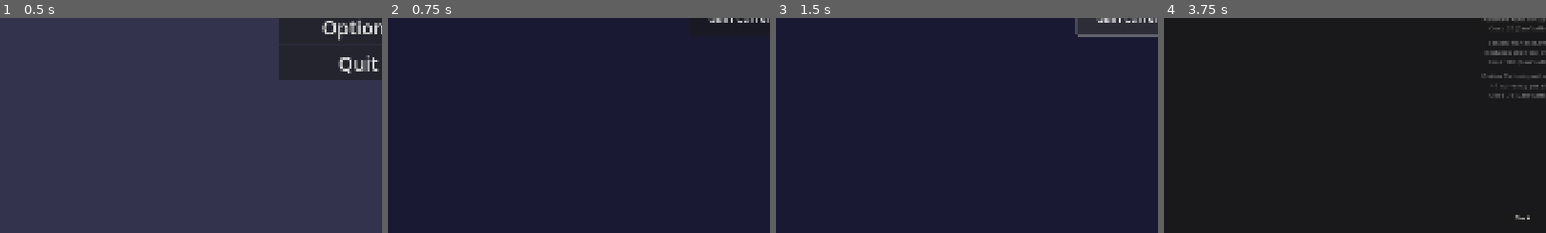
Above: before the commit, frames 1-4 (left to right).
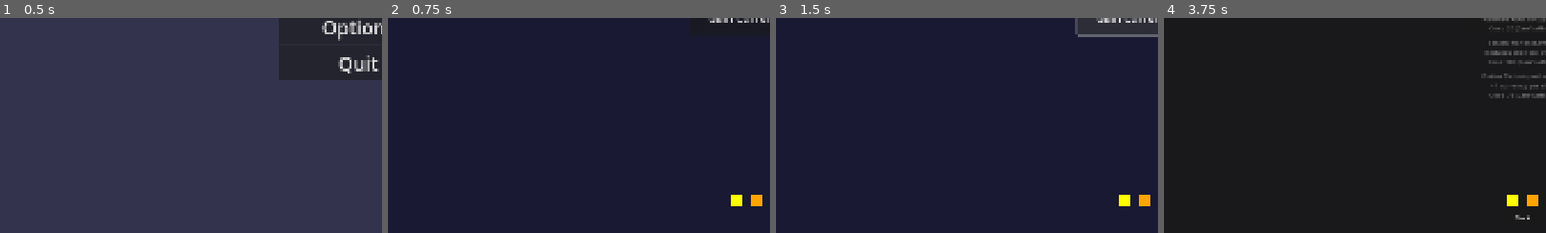
Above: after the commit, the same moments.

Repository: aaronleebrooks/weenieworld
Game: Godot game, scene res://scenes/main_menu/MainMenu.tscn
The game is run twice, just before and just after one commit, with the same random seed, the same clock (stepped at 60 frames per second) and the same inputs.
Inputs:
- Up to frame 1 (0.5 s): no input
- Up to frame 2 (0.75 s): click "New Game" at 0.5 s
- Up to frame 3 (1.5 s): click "Gain Currency" at 1.25 s
- Up to frame 4 (3.75 s): click "▼" at 2 s; click "▲" at 2.75 s; click "⚡" at 3.5 s
The pictures show only the part of the screen within x 3-53%, y 50-100%; the shares and areas given below are measured in that part.

Frame 1 is identical in both runs. In frame 2, 0.3% of the frame differs, in the area x 89-98%, y 82-88%; in frame 3, 0.3%; in frame 4, 0.3%.

Commit message:
Fix animation positioning: Move squares to bottom of screen and improve UI integration

Diff:
--- a/project.godot
+++ b/project.godot
@@ -22,6 +22,7 @@
 CurrencyManager="*res://scripts/autoload/CurrencyManager.gd"
 ClickManager="*res://scripts/autoload/ClickManager.gd"
 UpgradeManager="*res://scripts/autoload/UpgradeManager.gd"
+AnimationManager="*res://scripts/autoload/AnimationManager.gd"
 
 [display]
 
@@ -41,6 +42,12 @@
 ]
 }
 
+test_animations={
+"deadzone": 0.5,
+"events": [Object(InputEventKey,"resource_local_to_scene":false,"resource_name":"","device":-1,"window_id":0,"alt_pressed":false,"shift_pressed":false,"ctrl_pressed":false,"meta_pressed":false,"pressed":false,"keycode":84,"physical_keycode":0,"key_label":0,"unicode":0,"echo":false,"script":null)
+]
+}
+
 [rendering]
 
 renderer/rendering_method="gl_compatibility"
--- a/scenes/game/Game.gd
+++ b/scenes/game/Game.gd
@@ -61,6 +61,11 @@
 
 	# Display current game data
 	display_game_data()
+
+	# Create animation squares
+	var animation_manager = get_node("/root/AnimationManager")
+	if animation_manager:
+		animation_manager._create_central_animation_squares()
 
 func _create_tooltip_toggle():
 	"""Create the tooltip toggle button (caret icon)"""
@@ -483,6 +488,12 @@
 		else:
 			print("DEBUG: Dialog is open, letting dialog handle escape key")
 
+	# Test animations with 'T' key
+	if event.is_action_pressed("test_animations") and event.pressed:
+		var animation_manager = get_node("/root/AnimationManager")
+		if animation_manager:
+			animation_manager.test_animations()
+
 func _debug_dialog_state(context: String):
 	"""Debug method to check current dialog state"""
 	var existing_dialogs = get_tree().get_nodes_in_group("confirmation_dialogs")
--- /dev/null
+++ b/scripts/autoload/AnimationManager.gd
@@ -0,0 +1,240 @@
+extends Node
+
+# Animation system autoload for managing wireframe animations
+# Uses intentional naming conventions for future maintainability
+
+signal animation_started(animation_type: String)
+signal animation_completed(animation_type: String)
+
+# Animation instances tracking
+var active_animations: Array[Node] = []
+var max_concurrent_animations: int = 3
+
+# Animation configuration
+var click_animation_duration: float = 0.15  # Quicker for clicks
+var hold_animation_duration: float = 0.3   # Same as progress bar
+
+# References to other managers
+var currency_manager: Node
+var click_manager: Node
+
+# Central animation squares
+var animation_squares: Array[ColorRect] = []
+var animation_container: Control
+
+func _ready():
+	print("AnimationManager: Initialized")
+
+	# Get references to other managers
+	currency_manager = get_node("/root/CurrencyManager")
+	click_manager = get_node("/root/ClickManager")
+
+	# Connect to currency events for automatic animations
+	if currency_manager:
+		currency_manager.currency_gained.connect(_on_currency_gained)
+
+	# Connect to click manager for hold progress
+	if click_manager:
+		click_manager.click_progress_updated.connect(_on_click_progress_updated)
+
+	# Wait for the game scene to be ready before creating squares
+	# We'll create them when the game scene loads
+
+func _create_central_animation_squares():
+	"""Create two squares positioned relative to the HelloWorldLabel"""
+	# Clear any existing squares first
+	_clear_animation_squares()
+
+	# Only create squares if we're in the game scene
+	var current_scene = get_tree().current_scene
+	if not current_scene or current_scene.name != "Game":
+		print("AnimationManager: Not in game scene, skipping square creation")
+		return
+
+	# Find the HelloWorldLabel to position relative to it
+	var hello_label = current_scene.get_node_or_null("HelloWorldLabel")
+	if not hello_label:
+		print("AnimationManager: HelloWorldLabel not found, using screen center")
+		# Fallback to screen center
+		var viewport_size = get_viewport().get_visible_rect().size
+		var screen_center = viewport_size / 2
+
+		var square1 = ColorRect.new()
+		square1.size = Vector2(30, 30)
+		square1.position = screen_center + Vector2(-40, -15)
+		square1.color = Color.YELLOW
+
+		var square2 = ColorRect.new()
+		square2.size = Vector2(30, 30)
+		square2.position = screen_center + Vector2(10, -15)
+		square2.color = Color.ORANGE
+
+		animation_squares.append(square1)
+		animation_squares.append(square2)
+
+		current_scene.add_child(square1)
+		current_scene.add_child(square2)
+		return
+
+	# Position squares at the bottom of the screen
+	var viewport_size = get_viewport().get_visible_rect().size
+	var bottom_center = Vector2(viewport_size.x / 2, viewport_size.y - 100)  # 100 pixels from bottom
+
+	# Position squares at the bottom center
+	var square1 = ColorRect.new()
+	square1.size = Vector2(30, 30)
+	square1.position = bottom_center + Vector2(-40, 0)  # Left square
+	square1.color = Color.YELLOW
+
+	var square2 = ColorRect.new()
+	square2.size = Vector2(30, 30)
+	square2.position = bottom_center + Vector2(10, 0)   # Right square
+	square2.color = Color.ORANGE
+
+	animation_squares.append(square1)
+	animation_squares.append(square2)
+
+	# Add squares to the scene
+	current_scene.add_child(square1)
+	current_scene.add_child(square2)
+
+	# Store the reference label for future positioning
+	animation_container = hello_label
+
+	print("AnimationManager: Created animation squares relative to HelloWorldLabel")
+
+func _clear_animation_squares():
+	"""Clear existing animation squares"""
+	if animation_container and is_instance_valid(animation_container):
+		animation_container.queue_free()
+	animation_container = null
+	animation_squares.clear()
+
+func _on_currency_gained(amount: int, source: String):
+	"""Trigger animation when currency is earned"""
+	if source == "click":
+		_animate_squares_click()
+	elif source == "hold":
+		# Hold animations are handled by progress updates
+		pass
+
+func _on_click_progress_updated(progress: float, click_type: String):
+	"""Handle click progress updates for hold animations"""
+	if click_type == "hold" and progress > 0:
+		_animate_squares_hold(progress)
+
+func _animate_squares_click():
+	"""Animate squares quickly for click actions"""
+	if animation_squares.size() < 2:
+		return
+
+	var square1 = animation_squares[0]
+	var square2 = animation_squares[1]
+
+	# Safety check for freed objects
+	if not is_instance_valid(square1) or not is_instance_valid(square2):
+		print("AnimationManager: Squares are not valid, recreating...")
+		_create_central_animation_squares()
+		return
+
+	# Create quick animation
+	var tween = create_tween()
+	tween.set_parallel(true)
+
+	# Get reference position from bottom center
+	var viewport_size = get_viewport().get_visible_rect().size
+	var reference_pos = Vector2(viewport_size.x / 2, viewport_size.y - 100)  # Bottom center
+
+	# Move squares outward quickly (more dramatic movement)
+	tween.tween_property(square1, "position:x", reference_pos.x - 80, click_animation_duration)
+	tween.tween_property(square2, "position:x", reference_pos.x + 50, click_animation_duration)
+
+	# Scale up more noticeably
+	tween.tween_property(square1, "scale", Vector2(1.5, 1.5), click_animation_duration)
+	tween.tween_property(square2, "scale", Vector2(1.5, 1.5), click_animation_duration)
+
+	# Return to original position
+	tween.tween_property(square1, "position:x", reference_pos.x - 40, click_animation_duration)
+	tween.tween_property(square2, "position:x", reference_pos.x + 10, click_animation_duration)
+	tween.tween_property(square1, "scale", Vector2(1.0, 1.0), click_animation_duration)
+	tween.tween_property(square2, "scale", Vector2(1.0, 1.0), click_animation_duration)
+
+	print("AnimationManager: Click animation triggered")
+
+func _animate_squares_hold(progress: float):
+	"""Animate squares based on hold progress"""
+	if animation_squares.size() < 2:
+		return
+
+	var square1 = animation_squares[0]
+	var square2 = animation_squares[1]
+
+	# Safety check for freed objects
+	if not is_instance_valid(square1) or not is_instance_valid(square2):
+		print("AnimationManager: Squares are not valid, recreating...")
+		_create_central_animation_squares()
+		return
+
+	# Get reference position from bottom center
+	var viewport_size = get_viewport().get_visible_rect().size
+	var reference_pos = Vector2(viewport_size.x / 2, viewport_size.y - 100)  # Bottom center
+
+	# Calculate movement based on progress (0.0 to 1.0)
+	var max_movement = 50.0
+	var current_movement = max_movement * progress
+
+	# Move squares outward based on progress
+	square1.position.x = reference_pos.x - 40 - current_movement
+	square2.position.x = reference_pos.x + 10 + current_movement
+
+	# Scale based on progress
+	var scale_factor = 1.0 + (0.3 * progress)
+	square1.scale = Vector2(scale_factor, scale_factor)
+	square2.scale = Vector2(scale_factor, scale_factor)
+
+	# Reset when progress is complete
+	if progress >= 1.0:
+		_reset_squares_position()
+
+func _reset_squares_position():
+	"""Reset squares to their original position"""
+	if animation_squares.size() < 2:
+		return
+
+	var square1 = animation_squares[0]
+	var square2 = animation_squares[1]
+
+	# Safety check for freed objects
+	if not is_instance_valid(square1) or not is_instance_valid(square2):
+		print("AnimationManager: Squares are not valid, recreating...")
+		_create_central_animation_squares()
+		return
+
+	# Get reference position from bottom center
+	var viewport_size = get_viewport().get_visible_rect().size
+	var reference_pos = Vector2(viewport_size.x / 2, viewport_size.y - 100)  # Bottom center
+
+	var tween = create_tween()
+	tween.set_parallel(true)
+
+	tween.tween_property(square1, "position:x", reference_pos.x - 40, 0.1)
+	tween.tween_property(square2, "position:x", reference_pos.x + 10, 0.1)
+	tween.tween_property(square1, "scale", Vector2(1.0, 1.0), 0.1)
+	tween.tween_property(square2, "scale", Vector2(1.0, 1.0), 0.1)
+
+func get_animation_count() -> int:
+	"""Get the number of currently active animations"""
+	return active_animations.size()
+
+func clear_all_animations():
+	"""Clear all active animations"""
+	for animation in active_animations:
+		if is_instance_valid(animation):
+			animation.queue_free()
+	active_animations.clear()
+	print("AnimationManager: Cleared all animations")
+
+func test_animations():
+	"""Test function to manually trigger animations"""
+	print("AnimationManager: Testing animations...")
+	_animate_squares_click()
Not shown, added: scripts/autoload/AnimationManager.gd.uid
Not shown, added: scripts/resources/AnimationConfig.gd.uid
